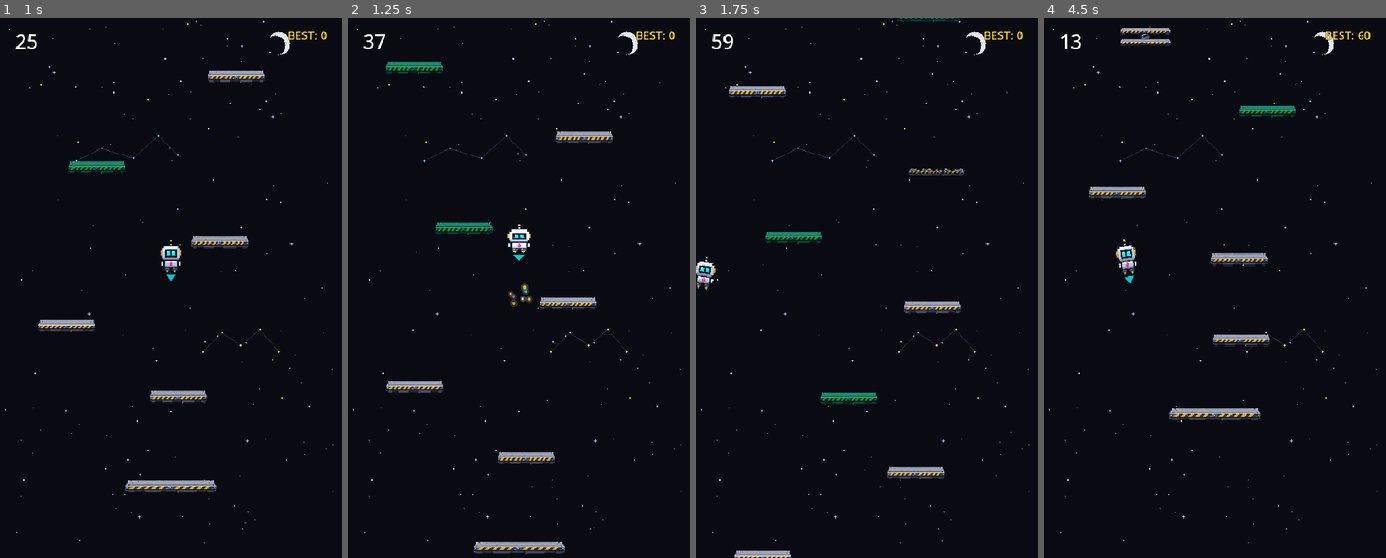
Above: before the commit, frames 1-4 (left to right).
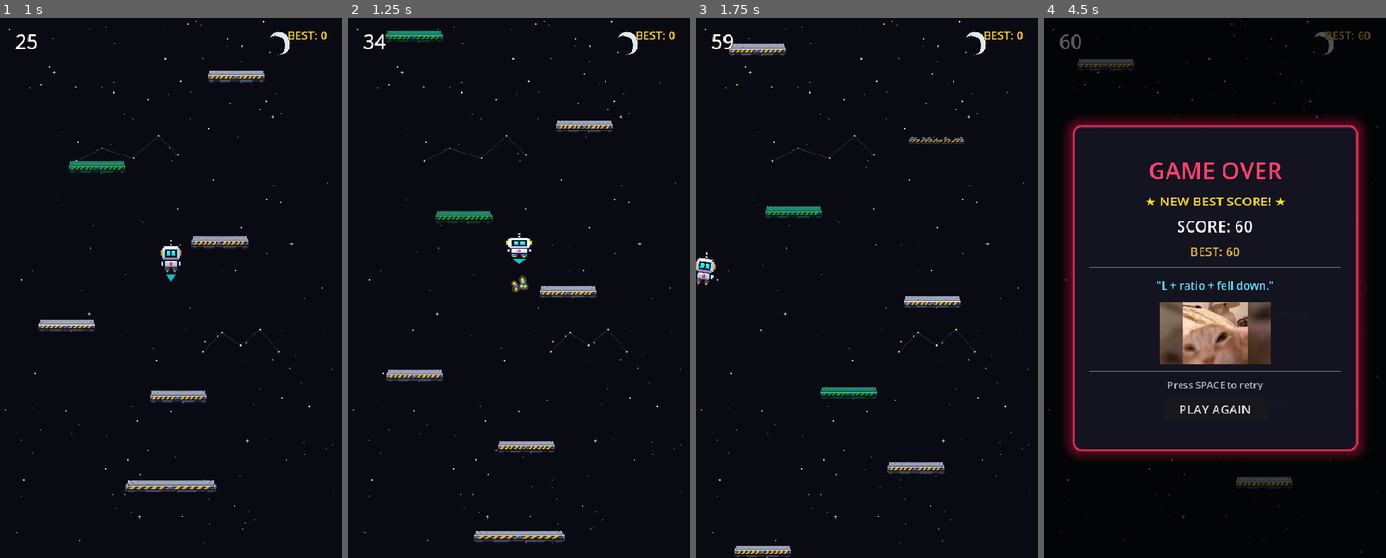
Above: after the commit, the same moments.

Repository: DevireddyNehal/Hopy
Game: Godot game, scene res://scenes/TitleScreen.tscn
Same seed, same stepped clock (60 frames per second), same inputs: the game is played once before the commit and once after it.
Inputs:
- Up to frame 1 (1 s): click "START GAME" at 0.5 s
- Up to frame 2 (1.25 s): no input
- Up to frame 3 (1.75 s): tap Enter at 1.25 s; hold Right (ui_right) from 1.28 s (still down); hold Space (start_action) from 1.28 s (still down)
- Up to frame 4 (4.5 s): release Right (ui_right) at 2.03 s; release Space (start_action) at 2.03 s; hold Left (ui_left) 2.03-2.78 s; tap Enter at 2.1, 3.6 s; hold Space (start_action) 2.78-3.53 s; hold Right (ui_right) 2.78-4.28 s; hold Left (ui_left) from 4.28 s (still down); hold Space (start_action) from 4.28 s (still down)

Frame 1 is identical in both runs. In frame 2, 5.2% of the frame differs, in the area x 7-78%, y 2-100%; in frame 3, 3.5%; in frame 4, 14%, in the area x 1-98%, y 0-98%.

Commit message:
feat: movable spikes past 500, erratic juking platforms in waves, underside head-hit rejection, and revised score-tiered roasts

Diff:
--- a/data/death_lines.json
+++ b/data/death_lines.json
@@ -1,18 +1,26 @@
 {
   "low": [
-    "It's just a game, bro. Can't be that hard.",
+    "Bro didn't even leave the launch pad.",
+    "Gravity: 1, You: 0.",
     "Bro didn't even try.",
-    "Gravity: 1, You: 0."
+    "It's literally just jumping, bro.",
+    "Did you play with your eyes closed?",
+    "L + ratio + fell down."
   ],
   "mid": [
-    "Skill issue.",
-    "Bro fell off.",
-    "Almost cooked, but burned.",
-    "L + ratio + fell down."
+    "500 points? Barely made it past the tutorial.",
+    "Skill issue. Not even close to 1500.",
+    "Bro thought 500 was impressive.",
+    "Mid gameplay. Try using two hands next time.",
+    "Bro fell off right when it mattered.",
+    "You survived the warmup, then immediately folded.",
+    "Choked before reaching a real score."
   ],
   "high": [
-    "Okay, not bad. Touch grass anyway.",
-    "Certified hopper.",
-    "You were cooking till the slip."
+    "Okay, now you're cooking! Certified hopper.",
+    "1500+ score! Absolute cosmic menace.",
+    "Gigachad jump mechanics. Touch grass anyway.",
+    "Legitimate gamer detected. Insane height!",
+    "Respect earned. You actually reached the stratosphere."
   ]
 }
--- a/scenes/Platform.tscn
+++ b/scenes/Platform.tscn
@@ -7,7 +7,7 @@
 size = Vector2(104, 20)
 
 [sub_resource type="RectangleShape2D" id="RectangleShape2D_landing"]
-size = Vector2(128, 42)
+size = Vector2(126, 28)
 
 [node name="Platform" type="StaticBody2D" groups=["platforms"]]
 collision_layer = 2
@@ -25,7 +25,7 @@
 monitorable = false
 
 [node name="CollisionShape2D" type="CollisionShape2D" parent="LandingArea"]
-position = Vector2(0, 4)
+position = Vector2(0, -4)
 shape = SubResource("RectangleShape2D_landing")
 
 [node name="Visuals" type="Node2D" parent="."]
--- a/scripts/platform.gd
+++ b/scripts/platform.gd
@@ -18,11 +18,18 @@
 @onready var sprite: Sprite2D = $Visuals/Sprite2D
 @onready var spikes: Node2D = $Visuals/Spikes
 
-# Moving platform variables
+# Moving & hazard platform variables
 var move_speed: float = 135.0
 var move_direction: float = 1.0
 var left_limit: float = 75.0
 var right_limit: float = 405.0
+var is_moving_thorn: bool = false
+
+# Erratic / juking platform state (looks solid then suddenly jukes away)
+var is_erratic: bool = false
+var has_juked: bool = false
+var is_juking: bool = false
+var target_robot: CharacterBody2D = null
 
 # Crumble state
 var is_broken: bool = false
@@ -56,7 +63,8 @@
 		landing_area.body_entered.connect(_on_landing_area_body_entered)
 
 func _physics_process(delta: float) -> void:
-	if platform_type == Type.MOVING and not is_broken:
+	# Horizontal patrol for Moving platforms and past-500 Movable Spikes
+	if (platform_type == Type.MOVING or is_moving_thorn) and not is_broken:
 		position.x += move_direction * move_speed * delta
 		if position.x <= left_limit:
 			position.x = left_limit
@@ -65,8 +73,50 @@
 			position.x = right_limit
 			move_direction = -1.0
 
+	# Erratic normal platform: looks solid then suddenly jukes away when robot approaches
+	if is_erratic and not has_juked and not is_juking and not is_broken:
+		_check_erratic_approach()
+
 	# Generous landing detection for edges and non-level side contacts
 	_check_landing_area()
+
+func _check_erratic_approach() -> void:
+	if not is_instance_valid(target_robot):
+		var robots = get_tree().get_nodes_in_group("robot")
+		if robots.size() > 0:
+			target_robot = robots[0]
+	if is_instance_valid(target_robot):
+		var dy = global_position.y - target_robot.global_position.y
+		var dx = absf(global_position.x - target_robot.global_position.x)
+		# Trigger juke when robot is falling or reaching apex directly above within reach
+		if dy > 25.0 and dy < 145.0 and dx < 95.0 and target_robot.velocity.y > -80.0:
+			_trigger_erratic_juke()
+
+func _trigger_erratic_juke() -> void:
+	is_juking = true
+	# 1. Quick telegraph twitch/jitter (0.08s)
+	var tween = create_tween()
+	if visuals:
+		tween.tween_property(visuals, "position:x", 3.5, 0.04)
+		tween.tween_property(visuals, "position:x", -3.5, 0.04)
+		tween.tween_property(visuals, "position:x", 0.0, 0.02)
+
+	# 2. Sudden snappy slide/dash to an unexpected position
+	var center = get_viewport_rect().size.x / 2.0
+	var shift = randf_range(90.0, 130.0)
+	var dir = 1.0 if position.x < center else -1.0
+	if randf() < 0.25:
+		dir = -dir
+	var target_x = clampf(position.x + (shift * dir), left_limit, right_limit)
+
+	tween.tween_property(self, "position:x", target_x, 0.20)\
+		.set_trans(Tween.TRANS_QUAD)\
+		.set_ease(Tween.EASE_OUT)
+
+	tween.finished.connect(func():
+		has_juked = true
+		is_juking = false
+	)
 
 func apply_type_style() -> void:
 	if not sprite:
@@ -133,6 +183,13 @@
 		if robot.get("is_dead") == true or robot.get("is_falling_death") == true:
 			return
 
+		# Stomach or higher must be higher than the platform base line:
+		# If robot's stomach is below the platform bottom, it is hitting from underneath (head bump) -> NO BOUNCE!
+		var platform_base_line = global_position.y + (10.0 * absf(scale.y))
+		var robot_stomach_y = robot.global_position.y
+		if robot_stomach_y > platform_base_line:
+			return
+
 		# Thorn hazard check: keep hazard bounding fair to visual spikes
 		if platform_type == Type.THORN:
 			var plat_hw = 44.0 * absf(scale.x)
@@ -140,10 +197,10 @@
 				return
 
 		# Only bounce if falling or at jump apex (not rocketing upward through platforms)
-		if robot.velocity.y >= -60.0:
+		if robot.velocity.y >= -20.0:
 			# Gently elevate robot if slightly below platform top for crisp, responsive jump feel
 			var top_y = global_position.y - 28.0
-			if robot.global_position.y > top_y:
+			if robot.global_position.y > top_y and robot.global_position.y <= platform_base_line:
 				robot.global_position.y = top_y
 			on_robot_landed(robot)
 
--- a/scripts/robot.gd
+++ b/scripts/robot.gd
@@ -27,6 +27,7 @@
 var drunk_timer: float = 0.0
 
 func _ready() -> void:
+	add_to_group("robot")
 	# Initialize base scale
 	sprite.scale = BASE_SCALE
 	# Launch upward on start/restart like classic Doodle Jump!
@@ -103,14 +104,18 @@
 	move_and_slide()
 
 	# 4. Auto-bounce when touching any platform while falling or at jump apex (forgiving edges & non-level contacts)
-	var can_bounce = (was_falling or velocity.y >= -60.0) and not is_dead and not is_falling_death
+	var can_bounce = (was_falling or velocity.y >= -20.0) and not is_dead and not is_falling_death
 	if can_bounce:
 		for i in get_slide_collision_count():
 			var collision = get_slide_collision(i)
 			var collider = collision.get_collider()
 			if collider and collider.has_method("on_robot_landed"):
-				collider.on_robot_landed(self)
-				break
+				var plat_scale_y = absf(collider.scale.y) if "scale" in collider else 1.0
+				var plat_base = collider.global_position.y + (10.0 * plat_scale_y)
+				# Only trigger landing if robot's stomach or higher is at or above the platform base line
+				if global_position.y <= plat_base:
+					collider.on_robot_landed(self)
+					break
 
 	# 5. Screen boundary handling (wrapping):
 	var center_x = get_viewport_rect().size.x / 2.0
--- a/scripts/spawner.gd
+++ b/scripts/spawner.gd
@@ -97,7 +97,10 @@
 	if chosen_type == PlatformScript.Type.THORN:
 		# 1. Spawn guaranteed safe companion platform at spawn_x (natural path target)
 		var safe_type = PlatformScript.Type.MOVING if randf() < 0.35 else PlatformScript.Type.NORMAL
-		_spawn_platform_at(Vector2(spawn_x, highest_spawned_y), safe_type, plat_scale)
+		var safe_plat = _spawn_platform_at(Vector2(spawn_x, highest_spawned_y), safe_type, plat_scale)
+		if safe_type == PlatformScript.Type.NORMAL and platform_count > 4:
+			if randf() < _get_erratic_platform_chance():
+				safe_plat.is_erratic = true
 
 		# 2. Spawn Thorn hazard obstacle on opposite flank leaving wide breathing room
 		var thorn_x: float
@@ -109,10 +112,18 @@
 		if absf(thorn_x - spawn_x) < 140.0:
 			thorn_x = (center + 120.0) if spawn_x < center else (center - 120.0)
 
-		_spawn_platform_at(Vector2(thorn_x, highest_spawned_y), PlatformScript.Type.THORN, plat_scale)
+		var thorn_plat = _spawn_platform_at(Vector2(thorn_x, highest_spawned_y), PlatformScript.Type.THORN, plat_scale)
+		# Movable spikes past 500 score: 45% patrol horizontally!
+		if GameState.score >= 500 and randf() < 0.45:
+			thorn_plat.is_moving_thorn = true
+			thorn_plat.move_speed = randf_range(80.0, 130.0)
 		last_x = spawn_x
 	else:
-		_spawn_platform_at(Vector2(spawn_x, highest_spawned_y), chosen_type, plat_scale)
+		var plat = _spawn_platform_at(Vector2(spawn_x, highest_spawned_y), chosen_type, plat_scale)
+		# Erratic normal platforms: look solid then suddenly juke away when approached
+		if chosen_type == PlatformScript.Type.NORMAL and platform_count > 4:
+			if randf() < _get_erratic_platform_chance():
+				plat.is_erratic = true
 		last_x = spawn_x
 
 	# --- Floating Spike Ball Hazard Spawn (Active from 300 onwards) ---
@@ -123,8 +134,21 @@
 		if randf() < spike_chance and platforms_since_last_spike >= 3:
 			var ball_pos = _calculate_safe_hazard_position(last_x, spawn_x, highest_spawned_y, gap, screen_w, min_x, max_x)
 			if ball_pos != Vector2.ZERO:
-				_spawn_spike_ball_at(ball_pos)
+				var sb = _spawn_spike_ball_at(ball_pos)
+				# Movable floating spikes past 500 score: 40% patrol horizontally!
+				if GameState.score >= 500 and randf() < 0.40:
+					sb.horizontal_speed = randf_range(45.0, 75.0)
+					sb.horizontal_range = randf_range(40.0, 75.0)
 				platforms_since_last_spike = 0
+
+## Cyclic wave pacing for erratic "fake-normal" platforms that look solid then suddenly juke away.
+## Oscillates endlessly between "Really Common" (~44% chance) and "Uncommon" (~7% chance) in waves.
+func _get_erratic_platform_chance() -> float:
+	var wave = sin(float(GameState.score) * 0.024)
+	if wave >= 0.0:
+		return 0.44 # Hot wave: really common
+	else:
+		return 0.07 # Cold wave: uncommon
 
 func center_biased_placement(screen_w: float, min_x: float, max_x: float) -> float:
 	var pattern_roll = randf()
@@ -162,11 +186,23 @@
 	# Progressive difficulty: balanced and forgiving
 	var diff = clampf(float(GameState.score) / 1000.0, 0.0, 1.0)
 	var r = randf()
-	var moving_chance = 0.18 + (diff * 0.06) # 18% -> 24%
-	var crumble_chance = 0.10 + (diff * 0.04) # 10% -> 14%
-	var spring_chance = 0.18 # 18% (more super bounces!)
-	var thorn_chance = (0.05 + (diff * 0.03)) if GameState.score >= 300 else 0.02 # Slightly increased from 300 onwards
-	var meme_chance = 0.06 # 6%
+	var moving_chance = 0.18 + (diff * 0.04) # 18% -> 22%
+	var crumble_chance = 0.10 + (diff * 0.03) # 10% -> 13%
+	var spring_chance = 0.16 # 16% (super bounces)
+
+	# Spiked platform frequency:
+	# - Under 300: 2%
+	# - 300 to 499: 6% - 8%
+	# - 500+ score: significantly increased to 18% - 25% for high-stakes climbing
+	var thorn_chance: float
+	if GameState.score >= 500:
+		thorn_chance = 0.18 + (diff * 0.07) # 18% -> 25% past 500 score
+	elif GameState.score >= 300:
+		thorn_chance = 0.06 + (diff * 0.02) # 6% -> 8%
+	else:
+		thorn_chance = 0.02 # 2%
+
+	var meme_chance = 0.05 # 5%
 
 	if r < moving_chance:
 		return PlatformScript.Type.MOVING
--- a/scripts/spike_ball.gd
+++ b/scripts/spike_ball.gd
@@ -4,20 +4,35 @@
 @export var bob_amplitude: float = 14.0
 @export var bob_speed: float = 3.2
 @export var rotate_speed: float = 2.4
+@export var horizontal_speed: float = 0.0
+@export var horizontal_range: float = 60.0
 
 var _initial_y: float = 0.0
+var _initial_x: float = 0.0
+var _patrol_dir: float = 1.0
 var _time: float = 0.0
 
 @onready var visuals: Node2D = $Visuals
 
 func _ready() -> void:
 	_initial_y = position.y
+	_initial_x = position.x
 	_time = randf_range(0.0, TAU)
+	if randf() > 0.5:
+		_patrol_dir = -1.0
 	body_entered.connect(_on_body_entered)
 
 func _physics_process(delta: float) -> void:
 	_time += delta * bob_speed
 	position.y = _initial_y + sin(_time) * bob_amplitude
+	if horizontal_speed > 0.0:
+		position.x += horizontal_speed * _patrol_dir * delta
+		if position.x > _initial_x + horizontal_range:
+			position.x = _initial_x + horizontal_range
+			_patrol_dir = -1.0
+		elif position.x < _initial_x - horizontal_range:
+			position.x = _initial_x - horizontal_range
+			_patrol_dir = 1.0
 	if visuals:
 		visuals.rotation += rotate_speed * delta
 
--- a/scripts/ui/death_screen.gd
+++ b/scripts/ui/death_screen.gd
@@ -9,20 +9,28 @@
 
 var death_lines: Dictionary = {
 	"low": [
-		"It's just a game, bro. Can't be that hard.",
+		"Bro didn't even leave the launch pad.",
+		"Gravity: 1, You: 0.",
 		"Bro didn't even try.",
-		"Gravity: 1, You: 0."
+		"It's literally just jumping, bro.",
+		"Did you play with your eyes closed?",
+		"L + ratio + fell down."
 	],
 	"mid": [
-		"Skill issue.",
-		"Bro fell off.",
-		"Almost cooked, but burned.",
-		"L + ratio + fell down."
+		"500 points? Barely made it past the tutorial.",
+		"Skill issue. Not even close to 1500.",
+		"Bro thought 500 was impressive.",
+		"Mid gameplay. Try using two hands next time.",
+		"Bro fell off right when it mattered.",
+		"You survived the warmup, then immediately folded.",
+		"Choked before reaching a real score."
 	],
 	"high": [
-		"Okay, not bad. Touch grass anyway.",
-		"Certified hopper.",
-		"You were cooking till the slip."
+		"Okay, now you're cooking! Certified hopper.",
+		"1500+ score! Absolute cosmic menace.",
+		"Gigachad jump mechanics. Touch grass anyway.",
+		"Legitimate gamer detected. Insane height!",
+		"Respect earned. You actually reached the stratosphere."
 	]
 }
 
@@ -63,12 +71,17 @@
 	best_label.text = "BEST: " + str(best_score)
 	new_best_label.visible = is_new_best
 
-	# Pick tiered roast
+	# Pick tiered roast based on score:
+	# < 500: Low tier
+	# 500 - 1499: Mid / low-middle tier (no praise, strictly roasting)
+	# >= 1500: High tier (praised)
 	var tier_key = "mid"
-	if final_score < 100:
+	if final_score < 500:
 		tier_key = "low"
-	elif final_score >= 500:
+	elif final_score >= 1500:
 		tier_key = "high"
+	else:
+		tier_key = "mid"
 
 	var pool = death_lines.get(tier_key, ["Skill issue."])
 	if pool.size() > 0:
--- a/tests/test_death_screen.gd
+++ b/tests/test_death_screen.gd
@@ -11,7 +11,7 @@
 	assert(not death_screen.visible, "DeathScreen should start hidden")
 	print("✓ DeathScreen initial hidden state verified")
 
-	# Test Low tier (< 100)
+	# Test Low tier (< 500)
 	GameState.start_game()
 	GameState.score = 45
 	GameState.best_score = 300
@@ -27,13 +27,13 @@
 		if death_screen.roast_label.text == "\"" + r + "\"":
 			low_matches = true
 			break
-	assert(low_matches, "Low tier roast should be picked for score < 100")
-	print("✓ Low tier roast (< 100) verified: " + death_screen.roast_label.text)
+	assert(low_matches, "Low tier roast should be picked for score < 500")
+	print("✓ Low tier roast (< 500) verified: " + death_screen.roast_label.text)
 
-	# Test Mid tier (100 - 499)
+	# Test Mid tier (500 - 1499: low-middle score, no praise)
 	GameState.start_game()
-	GameState.score = 250
-	GameState.best_score = 300
+	GameState.score = 650
+	GameState.best_score = 1200
 	GameState.end_game()
 	var mid_roasts = death_screen.death_lines.get("mid", [])
 	var mid_matches = false
@@ -41,13 +41,13 @@
 		if death_screen.roast_label.text == "\"" + r + "\"":
 			mid_matches = true
 			break
-	assert(mid_matches, "Mid tier roast should be picked for score 100-499")
-	print("✓ Mid tier roast (100-499) verified: " + death_screen.roast_label.text)
+	assert(mid_matches, "Mid tier roast should be picked for score 500-1499")
+	print("✓ Mid tier roast (500-1499) verified: " + death_screen.roast_label.text)
 
-	# Test High tier (500+) and New Best
+	# Test High tier (1500+: praise unlocked) and New Best
 	GameState.start_game()
-	GameState.score = 850
-	GameState.best_score = 850
+	GameState.score = 1650
+	GameState.best_score = 1650
 	GameState.end_game()
 	var high_roasts = death_screen.death_lines.get("high", [])
 	var high_matches = false
@@ -55,9 +55,9 @@
 		if death_screen.roast_label.text == "\"" + r + "\"":
 			high_matches = true
 			break
-	assert(high_matches, "High tier roast should be picked for score >= 500")
+	assert(high_matches, "High tier roast should be picked for score >= 1500")
 	assert(death_screen.new_best_label.visible, "New best badge should be visible")
-	print("✓ High tier roast (500+) & New Best badge verified: " + death_screen.roast_label.text)
+	print("✓ High tier roast (1500+) & New Best badge verified: " + death_screen.roast_label.text)
 
 	print("--- DEATH SCREEN TESTS PASSED SUCCESSFULLY! ---\n")
 	get_tree().quit(0)
--- a/tests/test_new_features.gd
+++ b/tests/test_new_features.gd
@@ -80,18 +80,28 @@
 
 	var edge_robot = robot_scene.instantiate()
 	edge_robot.global_position = Vector2(248, 208) # At right edge, feet below platform top
+	add_child(edge_robot)
 	edge_robot.velocity.y = 150.0 # Falling
-	add_child(edge_robot)
 
 	# When falling and touching edge/not level: must trigger jump
 	test_plat._try_trigger_landing(edge_robot)
-	assert(edge_robot.velocity.y == -960.0, "Touching platform edge while falling must trigger bounce")
+	assert(edge_robot.velocity.y <= -900.0, "Touching platform edge while falling must trigger bounce")
 
 	# When rocketing upward: must NOT trigger bounce (phases through)
 	edge_robot.velocity.y = -500.0
 	test_plat._try_trigger_landing(edge_robot)
 	assert(edge_robot.velocity.y == -500.0, "Rocketing upward through platform must not trigger premature bounce")
-	print("✓ Forgiving edge & non-level platform landing verified")
+
+	# When head hits from bottom (stomach below platform base line 210): must NOT trigger bounce
+	var head_hit_robot = robot_scene.instantiate()
+	head_hit_robot.global_position = Vector2(200, 225) # Stomach is at 225, below platform base line 210
+	add_child(head_hit_robot)
+	head_hit_robot.velocity.y = -10.0 # Near jump apex under platform
+	test_plat._try_trigger_landing(head_hit_robot)
+	assert(head_hit_robot.velocity.y == -10.0, "Head hitting from bottom must not trigger bounce")
+	head_hit_robot.queue_free()
+
+	print("✓ Forgiving edge landing and underside head-hit rejection verified")
 	test_plat.queue_free()
 	edge_robot.queue_free()
 
@@ -210,5 +220,49 @@
 	assert(GameState.next_random_modifier_score == 1700, "Next recurrent modifier must advance by 500 points to 1700")
 	print("✓ Recurrent random modifiers every 500-point gap (1200 -> 1700) verified")
 
+	# Test 13: Movable spikes past 500 score & erratic juking normal platforms in waves
+	var moving_thorn = plat_scene.instantiate()
+	moving_thorn.platform_type = Platform.Type.THORN
+	moving_thorn.is_moving_thorn = true
+	moving_thorn.position = Vector2(200, 200)
+	moving_thorn.move_speed = 100.0
+	moving_thorn.move_direction = 1.0
+	add_child(moving_thorn)
+	moving_thorn._physics_process(0.1) # Simulate 100ms
+	assert(moving_thorn.position.x > 200.0, "Movable thorn platform must move horizontally")
+	moving_thorn.queue_free()
+
+	# Movable spike ball test
+	var moving_ball = load("res://scenes/SpikeBall.tscn").instantiate()
+	moving_ball.position = Vector2(200, 200)
+	moving_ball.horizontal_speed = 60.0
+	add_child(moving_ball)
+	moving_ball._physics_process(0.1)
+	assert(moving_ball.position.x != 200.0, "Movable spike ball must patrol horizontally")
+	moving_ball.queue_free()
+
+	# Erratic platform juke test
+	var erratic_plat = plat_scene.instantiate()
+	erratic_plat.platform_type = Platform.Type.NORMAL
+	erratic_plat.is_erratic = true
+	erratic_plat.position = Vector2(200, 300)
+	add_child(erratic_plat)
+	assert(not erratic_plat.has_juked, "Erratic platform must not have juked initially")
+
+	# Test cyclic wave pacing for erratic platforms
+	var spawner_inst = preload("res://scripts/spawner.gd").new()
+	GameState.score = 50 # Early wave: positive sine -> high chance
+	var hot_chance = spawner_inst._get_erratic_platform_chance()
+	assert(hot_chance > 0.30, "Hot wave must have high erratic chance (~44%)")
+	GameState.score = 200 # Cold wave: negative sine -> low chance
+	var cold_chance = spawner_inst._get_erratic_platform_chance()
+	assert(cold_chance < 0.15, "Cold wave must have low erratic chance (~7%)")
+	GameState.score = 320 # Next hot wave
+	var hot_chance2 = spawner_inst._get_erratic_platform_chance()
+	assert(hot_chance2 > 0.30, "Subsequent hot wave must return to high erratic chance")
+	spawner_inst.free()
+	erratic_plat.queue_free()
+	print("✓ Movable spikes past 500 and cyclic erratic platform waves verified")
+
 	print("--- ALL NEW FEATURE TESTS PASSED SUCCESSFULLY! ---\n")
 	get_tree().quit(0)
